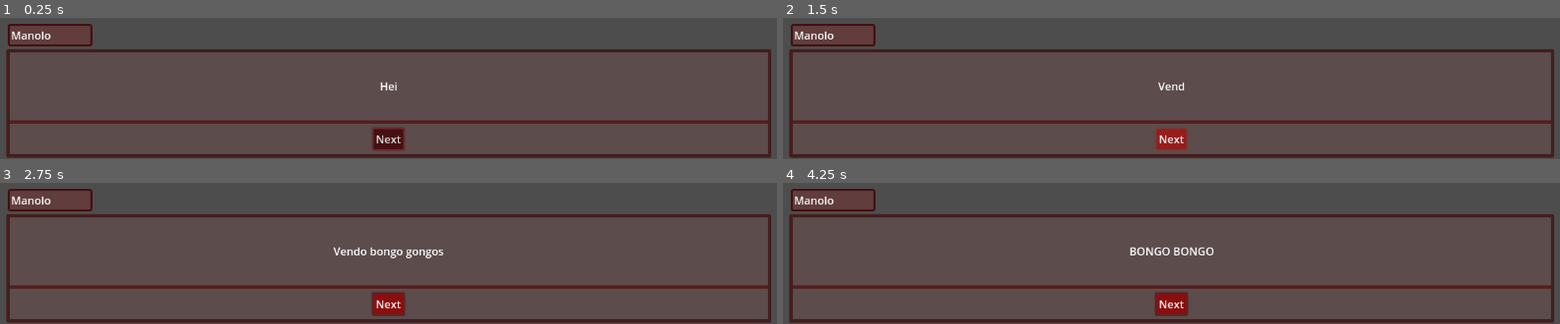
Above: before the commit, frames 1-4 (two rows, left to right).
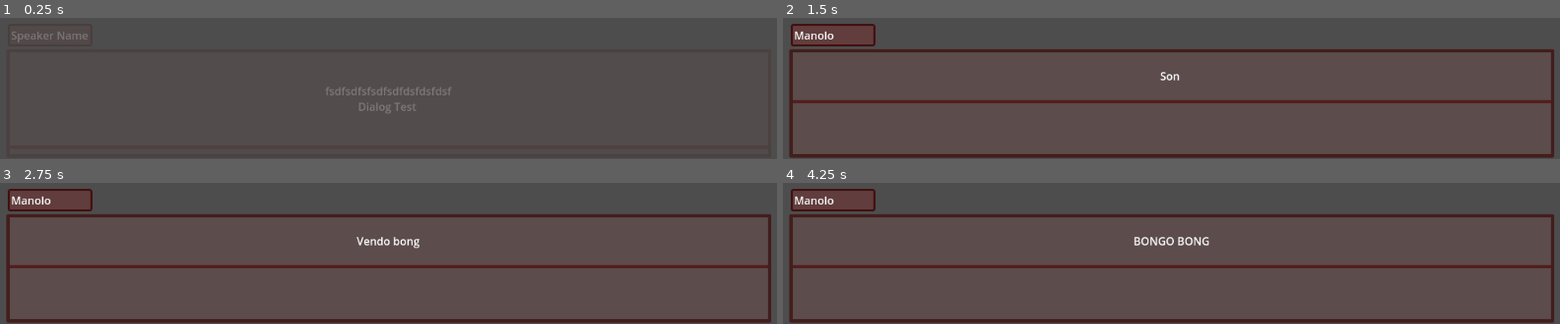
Above: after the commit, the same moments.

Repository: Jerrylikesgreen/-la-Santa-Compa-a
Game: Godot game, scene res://Scenes/dialog_gui.tscn
Same seed, same stepped clock (60 frames per second), same inputs: the game is played once before the commit and once after it. The project has no main scene, so this scene is started directly.
Inputs (mouse positions are in pixels of both pictures, inside the frame that each line leads up to):
- Up to frame 1 (0.25 s): no input
- Up to frame 2 (1.5 s): click (1171, 139) at 0.5 s, where only the run before the commit has a clickable "Next"; click (1171, 139) at 1.25 s, where only the run before the commit has a clickable "Next"
- Up to frame 3 (2.75 s): move the mouse to (outside the picture) at 2.02 s; hold D (Right) from 2.03 s (still down); click (outside the picture) at 2.1 s
- Up to frame 4 (4.25 s): tap Enter at 2.75 s; move the mouse to (outside the picture) at 2.77 s; release D (Right) at 2.78 s; hold S (Down) 2.78-3.53 s; click (outside the picture) at 2.85 s; tap Space at 3.5 s; move the mouse to (outside the picture) at 3.52 s; hold D (Right) from 3.53 s (still down); click (outside the picture) at 3.6 s

The runs differ from the first frame. In frame 1, 8.5% of the frame differs, in the area x 0-100%, y 4-99%; in frame 2, 4.8%; in frame 3, 5.5%; in frame 4, 5.5%.

Commit message:
movido dialogsystem a debug testing

Diff:
--- a/Assets/Dialogues/santa_compaña_dialgue_test.csv
+++ b/Assets/Dialogues/santa_compaña_dialgue_test.csv
@@ -1,5 +1,5 @@
 key;en;es;gl
-change_name;Manolo;Manolo;Manolo
+change_name-manolo;Manolo;Manolo;Manolo
 text_000;Hey;Hey;Hei
 text_001;I am Manolo;Soy Manolo;Son Manolo
 text_002;I sell bongo gongos;Vendo bongo gongos;Vendo bongo gongos
@@ -12,12 +12,12 @@
 text_009;Oh...;Oh...;Oh...
 text_010;You have bought all my bongo gongos;Compraste todos mis bongo gongos;Compraches todos os meus bongo gongos
 text_011;Now I don´t have bongos;Ahora no tengo bongos;Agora non teño bongos
-change_name;Customer;Cliente;Cliente
+change_name-customer;Customer;Cliente;Cliente
 text_012;NOW BONGOS ARE MY YOU BITCH;AHORA LOS BONGOS SON MIOS ZORRA;AGORA OS BONGOS SON MEUS MIÑOCA
-change_name;Manolo;Manolo;Manolo
+change_name-manolo;Manolo;Manolo;Manolo
 text_013;Noooooooooooooooo....;Noooooooooooooooo....;Noooooooooooooooo....
 text_014;ooooooo...;ooooooo...;ooooooo...
 text_015;ooooo......;ooooo......;ooooo......
 text_016;:(;:(;:(
-change_name;M.Rajoy;M.Rajoy;M.Rajoy
+change_name-aaaa;M.Rajoy;M.Rajoy;M.Rajoy
 text_017;END FOR TEST, VIVA EL VINO;SE ACABO EL TEST, VIVA EL VINO;ACABOUSE O TEST, VIVA O VIÑO
--- a/Scenes/dialog_gui.tscn
+++ b/Scenes/dialog_gui.tscn
@@ -1,13 +1,195 @@
-[gd_scene load_steps=5 format=3 uid="uid://jwv8wc12q1j"]
+[gd_scene load_steps=14 format=3 uid="uid://jwv8wc12q1j"]
 
 [ext_resource type="Script" uid="uid://bwt6af5pu0b3r" path="res://dialog_system.gd" id="1_0kst1"]
 [ext_resource type="Theme" uid="uid://dc834v3v77k4d" path="res://Resources/dialog_gui_theme.tres" id="1_t61ho"]
 [ext_resource type="Theme" uid="uid://bd0l6ql83cnxo" path="res://Resources/OutputTextTheme.tres" id="3_0kst1"]
+[ext_resource type="AudioStream" uid="uid://dbc2d8xebnk8a" path="res://Assets/Sounds/sans_sound_placeholder.mp3" id="4_7ydem"]
+[ext_resource type="Texture2D" uid="uid://dn3scpw51q8ah" path="res://icon.svg" id="4_opk4c"]
+
+[sub_resource type="Animation" id="Animation_ifq3v"]
+length = 0.001
+tracks/0/type = "value"
+tracks/0/imported = false
+tracks/0/enabled = true
+tracks/0/path = NodePath("DialogContainer/VBoxContainer/EndLine:modulate")
+tracks/0/interp = 1
+tracks/0/loop_wrap = true
+tracks/0/keys = {
+"times": PackedFloat32Array(0),
+"transitions": PackedFloat32Array(1),
+"update": 0,
+"values": [Color(1, 1, 1, 1)]
+}
+tracks/1/type = "value"
+tracks/1/imported = false
+tracks/1/enabled = true
+tracks/1/path = NodePath("DialogContainer:modulate")
+tracks/1/interp = 1
+tracks/1/loop_wrap = true
+tracks/1/keys = {
+"times": PackedFloat32Array(0),
+"transitions": PackedFloat32Array(1),
+"update": 0,
+"values": [Color(1, 1, 1, 1)]
+}
+tracks/2/type = "value"
+tracks/2/imported = false
+tracks/2/enabled = true
+tracks/2/path = NodePath("SpeakerNameLabel:modulate")
+tracks/2/interp = 1
+tracks/2/loop_wrap = true
+tracks/2/keys = {
+"times": PackedFloat32Array(0),
+"transitions": PackedFloat32Array(1),
+"update": 0,
+"values": [Color(1, 1, 1, 1)]
+}
+tracks/3/type = "value"
+tracks/3/imported = false
+tracks/3/enabled = true
+tracks/3/path = NodePath("DialogContainer/VBoxContainer/EndLine:visible")
+tracks/3/interp = 1
+tracks/3/loop_wrap = true
+tracks/3/keys = {
+"times": PackedFloat32Array(0),
+"transitions": PackedFloat32Array(1),
+"update": 1,
+"values": [true]
+}
+
+[sub_resource type="Animation" id="Animation_53n05"]
+resource_name = "end_line"
+loop_mode = 1
+tracks/0/type = "value"
+tracks/0/imported = false
+tracks/0/enabled = true
+tracks/0/path = NodePath("DialogContainer/VBoxContainer/EndLine:modulate")
+tracks/0/interp = 1
+tracks/0/loop_wrap = true
+tracks/0/keys = {
+"times": PackedFloat32Array(0, 0.5, 1),
+"transitions": PackedFloat32Array(1, 1, 1),
+"update": 0,
+"values": [Color(1, 1, 1, 1), Color(1, 1, 1, 0), Color(1, 1, 1, 1)]
+}
+tracks/1/type = "value"
+tracks/1/imported = false
+tracks/1/enabled = true
+tracks/1/path = NodePath("DialogContainer/VBoxContainer/EndLine:visible")
+tracks/1/interp = 1
+tracks/1/loop_wrap = true
+tracks/1/keys = {
+"times": PackedFloat32Array(0.033333335),
+"transitions": PackedFloat32Array(1),
+"update": 1,
+"values": [true]
+}
+
+[sub_resource type="Animation" id="Animation_86ohs"]
+resource_name = "fade_in"
+tracks/0/type = "value"
+tracks/0/imported = false
+tracks/0/enabled = true
+tracks/0/path = NodePath("DialogContainer:modulate")
+tracks/0/interp = 1
+tracks/0/loop_wrap = true
+tracks/0/keys = {
+"times": PackedFloat32Array(0, 1),
+"transitions": PackedFloat32Array(1, 1),
+"update": 0,
+"values": [Color(1, 1, 1, 0), Color(1, 1, 1, 1)]
+}
+tracks/1/type = "value"
+tracks/1/imported = false
+tracks/1/enabled = true
+tracks/1/path = NodePath("SpeakerNameLabel:modulate")
+tracks/1/interp = 1
+tracks/1/loop_wrap = true
+tracks/1/keys = {
+"times": PackedFloat32Array(0, 1),
+"transitions": PackedFloat32Array(1, 1),
+"update": 0,
+"values": [Color(1, 1, 1, 0), Color(1, 1, 1, 1)]
+}
+tracks/2/type = "value"
+tracks/2/imported = false
+tracks/2/enabled = true
+tracks/2/path = NodePath("DialogContainer/VBoxContainer/EndLine:visible")
+tracks/2/interp = 1
+tracks/2/loop_wrap = true
+tracks/2/keys = {
+"times": PackedFloat32Array(0.03333336),
+"transitions": PackedFloat32Array(1),
+"update": 1,
+"values": [false]
+}
+
+[sub_resource type="Animation" id="Animation_as34n"]
+resource_name = "fade_out"
+tracks/0/type = "value"
+tracks/0/imported = false
+tracks/0/enabled = true
+tracks/0/path = NodePath("DialogContainer:modulate")
+tracks/0/interp = 1
+tracks/0/loop_wrap = true
+tracks/0/keys = {
+"times": PackedFloat32Array(0, 1),
+"transitions": PackedFloat32Array(1, 1),
+"update": 0,
+"values": [Color(1, 1, 1, 1), Color(1, 1, 1, 0)]
+}
+tracks/1/type = "value"
+tracks/1/imported = false
+tracks/1/enabled = true
+tracks/1/path = NodePath("SpeakerNameLabel:modulate")
+tracks/1/interp = 1
+tracks/1/loop_wrap = true
+tracks/1/keys = {
+"times": PackedFloat32Array(0, 1),
+"transitions": PackedFloat32Array(1, 1),
+"update": 0,
+"values": [Color(1, 1, 1, 1), Color(1, 1, 1, 0)]
+}
+
+[sub_resource type="Animation" id="Animation_7oimb"]
+resource_name = "idle"
+step = 0.0
+tracks/0/type = "value"
+tracks/0/imported = false
+tracks/0/enabled = true
+tracks/0/path = NodePath("DialogContainer/VBoxContainer/EndLine:modulate")
+tracks/0/interp = 1
+tracks/0/loop_wrap = true
+tracks/0/keys = {
+"times": PackedFloat32Array(0),
+"transitions": PackedFloat32Array(1),
+"update": 0,
+"values": [Color(1, 1, 1, 0)]
+}
+
+[sub_resource type="Animation" id="Animation_opk4c"]
+resource_name = "new_animation"
+
+[sub_resource type="AnimationLibrary" id="AnimationLibrary_7oimb"]
+_data = {
+&"RESET": SubResource("Animation_ifq3v"),
+&"end_line": SubResource("Animation_53n05"),
+&"fade_in": SubResource("Animation_86ohs"),
+&"fade_out": SubResource("Animation_as34n"),
+&"idle": SubResource("Animation_7oimb"),
+&"new_animation": SubResource("Animation_opk4c")
+}
 
 [sub_resource type="LabelSettings" id="LabelSettings_0kst1"]
 
 [node name="DialogGui" type="CanvasLayer"]
 script = ExtResource("1_0kst1")
+
+[node name="AnimationPlayer" type="AnimationPlayer" parent="."]
+libraries = {
+&"": SubResource("AnimationLibrary_7oimb")
+}
+autoplay = "fade_in"
 
 [node name="DialogContainer" type="PanelContainer" parent="."]
 anchors_preset = -1
@@ -41,6 +223,7 @@
 vertical_alignment = 1
 
 [node name="DialogOptions" type="HBoxContainer" parent="DialogContainer/VBoxContainer"]
+visible = false
 layout_mode = 2
 size_flags_horizontal = 4
 size_flags_vertical = 4
@@ -55,6 +238,7 @@
 text = "Hide Dialog"
 
 [node name="NextButton" type="Button" parent="DialogContainer/VBoxContainer/DialogOptions"]
+visible = false
 layout_mode = 2
 size_flags_horizontal = 6
 theme = ExtResource("1_t61ho")
@@ -73,6 +257,11 @@
 size_flags_horizontal = 6
 theme = ExtResource("1_t61ho")
 text = "Auto"
+
+[node name="EndLine" type="TextureRect" parent="DialogContainer/VBoxContainer"]
+layout_mode = 2
+texture = ExtResource("4_opk4c")
+stretch_mode = 3
 
 [node name="SpeakerNameLabel" type="Label" parent="."]
 offset_left = 22.0
@@ -92,3 +281,13 @@
 anchor_bottom = 1.0
 grow_horizontal = 2
 grow_vertical = 2
+
+[node name="AudioStreamPlayer2D" type="AudioStreamPlayer2D" parent="."]
+stream = ExtResource("4_7ydem")
+
+[node name="Timer" type="Timer" parent="."]
+wait_time = 2.0
+one_shot = true
+
+[connection signal="animation_finished" from="AnimationPlayer" to="." method="_on_animation_player_animation_finished"]
+[connection signal="timeout" from="Timer" to="." method="_on_timer_timeout"]
--- a/dialog_system.gd
+++ b/dialog_system.gd
@@ -8,31 +8,73 @@
 @onready var dialogue_text = $DialogContainer/VBoxContainer/TextOutputContainer/TextOutput
 @onready var name_text = $SpeakerNameLabel
 @onready var next_button = $DialogContainer/VBoxContainer/DialogOptions/NextButton
+@onready var asp_talk = $AudioStreamPlayer2D
+@onready var anim_controller = $AnimationPlayer
+@onready var end_line_icon = $DialogContainer/VBoxContainer/EndLine
+@onready var timer = $Timer
 # Text
 #var arr_dialogue = ["Hola","Antonio Recio!","Mayorista!","No limpio el pescado!"]
 var arr_dialogue = []
 var text_speed = 0.05
 var index_text = 0
 var writting = false
+var fin_fade_in = false
 # AutoMode
-var auto_mode_normal = false
+var click_auto = false
+var end = false
+var auto_mode_normal = true
 var auto_mode_walk = false
+# Signals
+signal start_dialogue
+signal end_line
+signal end_dialogue
+# Sound
+const RANDOM_PITCH_MIN = 0.95
+const RANDOM_PITCH_MAX = 1.05
+# Path Sounds
+const voice_missigno = preload("res://Assets/Sounds/sans_sound_placeholder.mp3")
+const voice_00 = preload("res://Assets/Sounds/papyrus_sound_placeholder.mp3")
+const voice_01 = preload("res://Assets/Sounds/undyne_sound_placeholder.mp3")
 
 ## FUNC
 # ready-process
 func _ready():
+
+	start_dialogue.connect(func_inicio_dialogo)
+	end_line.connect(func_end_line)
+
+func _process(_delta):
+	if !end:
+		if fin_fade_in and (Input.is_action_just_pressed("Enter") or click_auto):
+
+			click_auto = false
+			anim_controller.play("idle")
+			if writting:
+				writting = false
+				end_line.emit()
+				dialogue_text.text = arr_dialogue[index_text - 1][languaje_key]
+			else:
+				# The CSV ended?
+				if index_text >= arr_dialogue.size():
+					anim_controller.play("fade_out")
+					pass
+				else:
+
+					get_next_line()
+
+
+
+# Extra
+
+func func_inicio_dialogo():
+	if auto_mode_normal: timer.start()
 	load_csv(path_csv)
 	get_next_line()
+	fin_fade_in = true
+func func_end_line():
+	if auto_mode_normal: timer.start()
+	anim_controller.play("end_line")
 
-func _process(_delta):
-	if Input.is_action_just_pressed("Enter"):
-		if writting:
-			writting = false
-			dialogue_text.text = arr_dialogue[index_text-1][languaje_key]
-		else:
-			get_next_line()
-
-# Extra
 func load_csv(path: String) -> void:
 	var file := FileAccess.open(path, FileAccess.READ)
 	if file == null:
@@ -66,14 +108,26 @@
 
 	var row = arr_dialogue[index_text]
 	index_text += 1
-
-	match row["key"]:
+	var code = row["key"].split("-")
+	match code[0]:
 		"change_name":
-			name_text.text = row[languaje_key]
-			get_next_line()
+			changue_voice(code[1],row[languaje_key])
 		_:
 			progressive_text(row[languaje_key])
+			print(row[languaje_key])
+	print(row)
+	pass
+func changue_voice(id,name_voice):
+	name_text.text = name_voice
 
+	match id:
+		"manolo":
+			asp_talk.stream = voice_00
+		"customer":
+			asp_talk.stream = voice_01
+		_:
+			asp_talk.stream = voice_missigno
+	get_next_line()
 func progressive_text(new_text):
 
 	writting = true
@@ -85,7 +139,20 @@
 	for character in new_text:
 		if !writting: break
 		dialogue_text.text += character
+		asp_talk.play()
+		asp_talk.pitch_scale = randf_range(RANDOM_PITCH_MIN, RANDOM_PITCH_MAX)
 		await get_tree().create_timer(text_speed).timeout
 
+	end_line.emit()
+	writting = false
 
-	writting = false
+func _on_timer_timeout() -> void:
+	click_auto = true
+
+
+func _on_animation_player_animation_finished(anim_name: StringName) -> void:
+	if anim_name == "fade_in":
+		start_dialogue.emit()
+	elif anim_name == "fade_out":
+		end_dialogue.emit()
+		end = true
Not shown, added: Assets/Sounds/papyrus_sound_placeholder.mp3.import
Not shown, added: Assets/Sounds/sans_sound_placeholder.mp3.import
Not shown, added: Assets/Sounds/undyne_sound_placeholder.mp3.import
Not shown, added: Assets/Sounds/papyrus_sound_placeholder.mp3
Not shown, added: Assets/Sounds/sans_sound_placeholder.mp3
Not shown, added: Assets/Sounds/undyne_sound_placeholder.mp3
